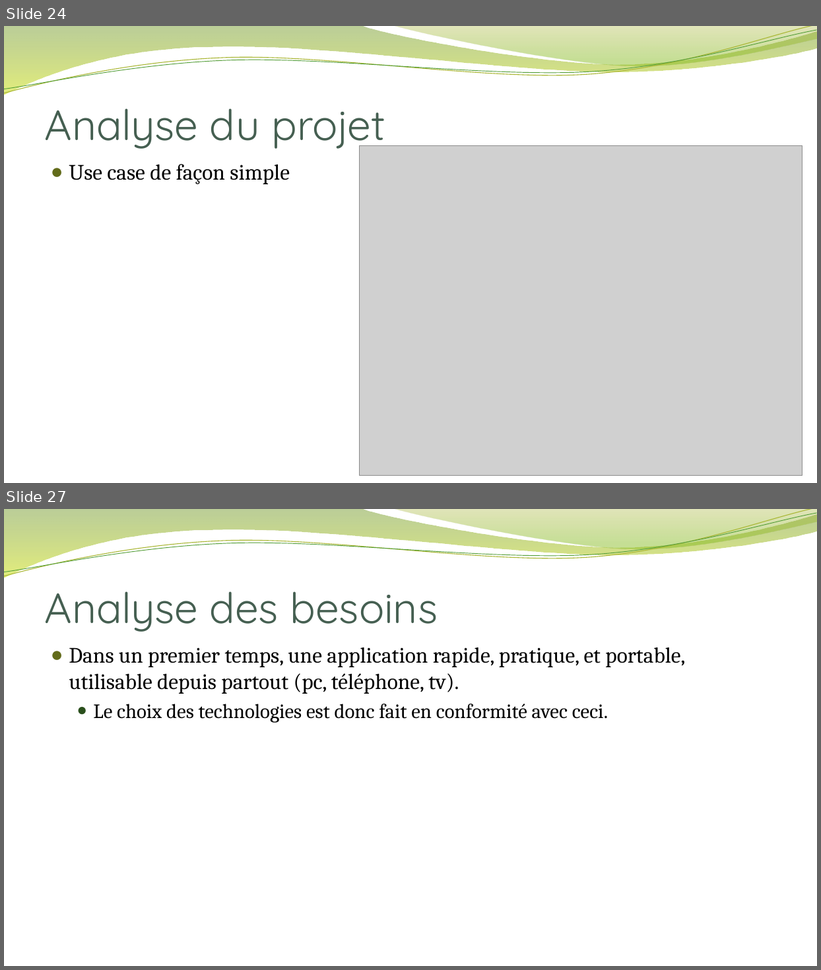
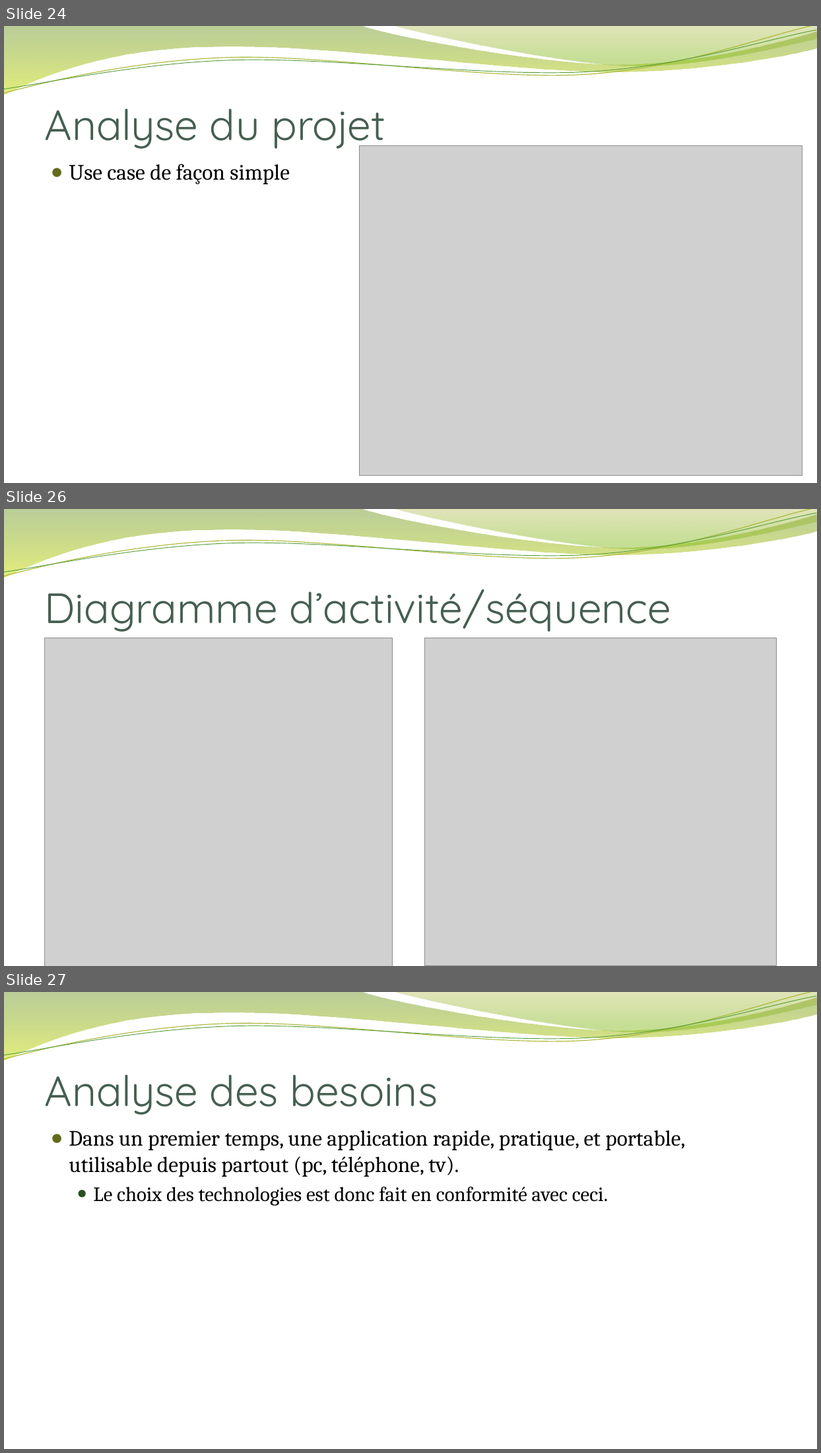
Before and after one commit to AceTBan/ProjetFilRouge, a slide deck: Présentation du titre pro/Dossier Professionnel v1.pptx. Shown one above the other, each under a label of ours: slides 24 and 27 before the commit, slides 24, 26 and 27 after it; the slides between them are not shown. The pictures are 821x970 and 821x1453 pixels, drawn with LibreOffice and Linux fonts; fonts in the diff are those of the drawing; grey boxes stand for pictures; background and template pictures are left out. Boxes give left, top, right and bottom in pixels: in the first picture for what was removed or moved away, otherwise in the second. Text is boxed around its words. In the diff, an @@ line names an element or a change of style, - is before the commit and + after.

```diff
--- a/Présentation du titre pro/Dossier Professionnel v1.pptx
+++ b/Présentation du titre pro/Dossier Professionnel v1.pptx
@@ slide 26 added at [4,509,817,966], background picture (left out); not listed: 4 template elements that a slide beside it also shows @@
@@ text added at [45,589,672,632], 50 pt, text #455F51 @@
+Diagramme d’activité/séquence
@@ picture added at [45,638,393,966] @@
@@ picture added at [425,638,777,966] @@
```
Also in this commit, not shown: 2 slides changed, 2 slides removed, 1 other file.
